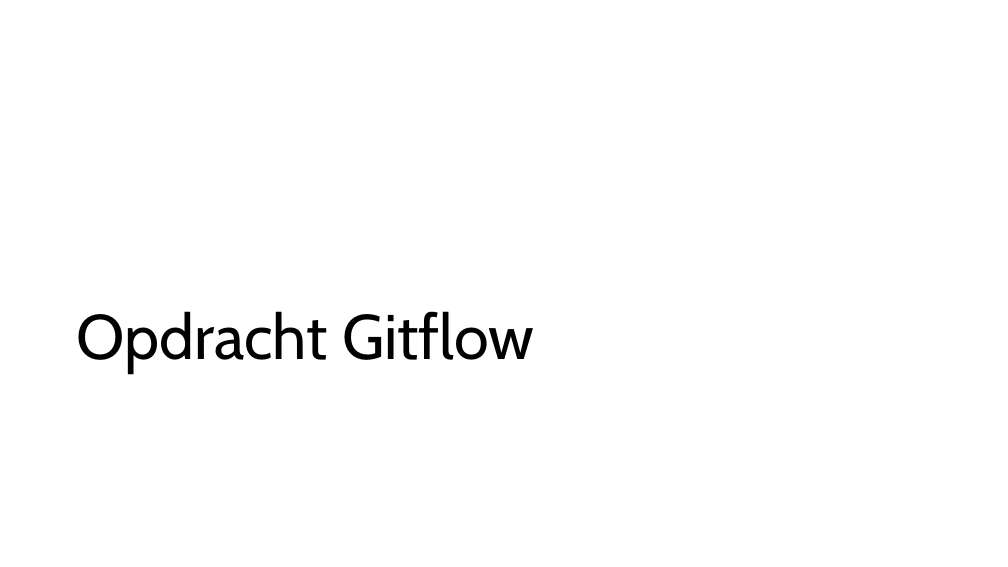
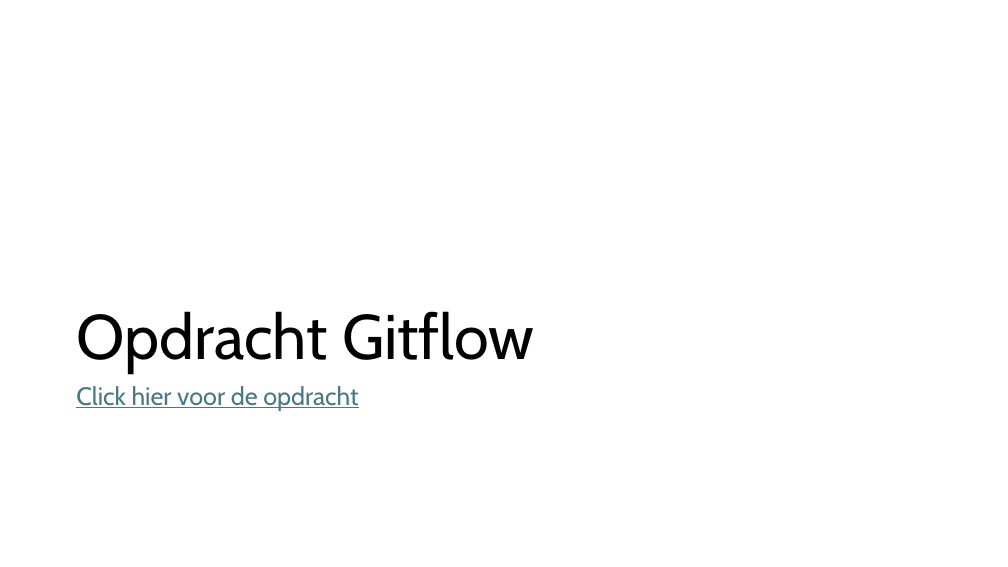
Before and after one commit to djsjollema/lessen-gamedevelopment, a slide deck: slide 9 of M2/Skill/6-Giflow/6 Gitflow.pptx. Drawn at 1008x567 pixels with LibreOffice and Linux fonts; fonts in the diff are those of the drawing. Boxes give left, top, right and bottom in pixels: in the first picture for what was removed or moved away, otherwise in the second. Text is boxed around its words. In the diff, an @@ line names an element or a change of style, - is before the commit and + after.

Commit message:
gitflow

```diff
--- a/M2/Skill/6-Giflow/6 Gitflow.pptx
+++ b/M2/Skill/6-Giflow/6 Gitflow.pptx
@@ text added at [76,386,358,411], 24 pt, text #467886, underline @@
+Click hier voor de opdracht
```
